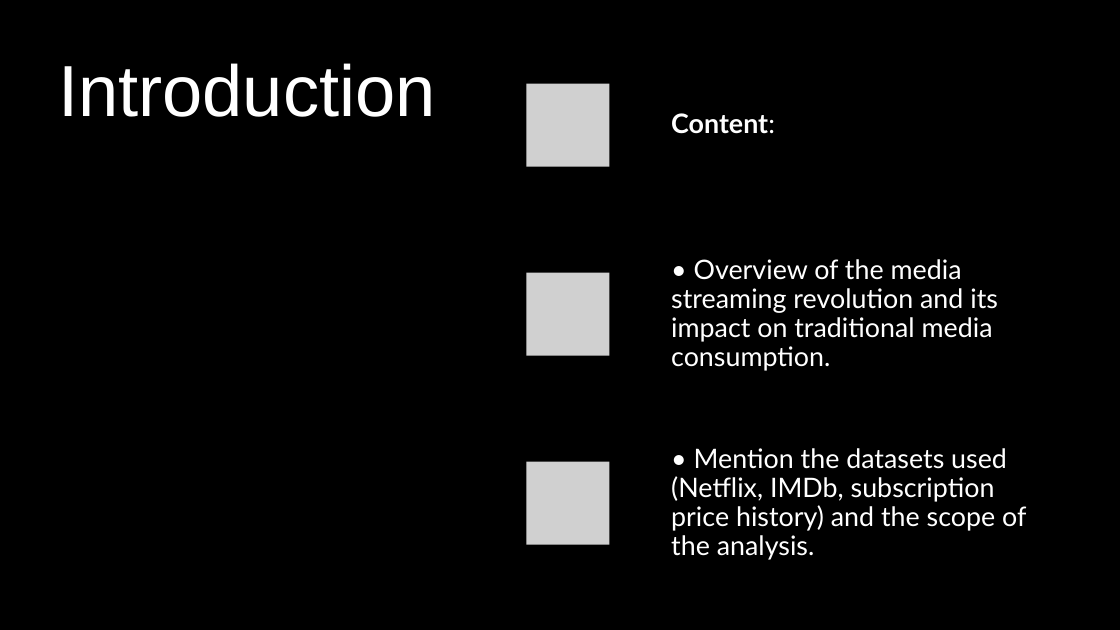
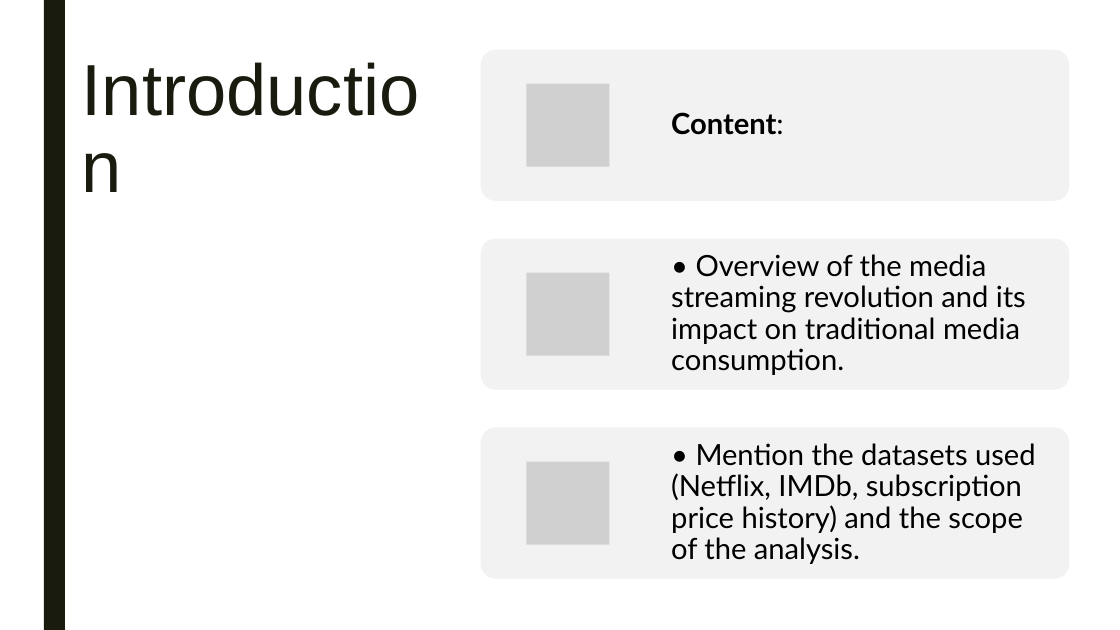
Before and after one commit to lanahuyen/media_tv, a slide deck: slide 2 of Presentation1.pptx. Drawn at 1120x630 pixels with LibreOffice and Linux fonts; fonts in the diff are those of the drawing; grey boxes stand for pictures. Boxes give left, top, right and bottom in pixels: in the first picture for what was removed or moved away, otherwise in the second. Text is boxed around its words. In the diff, an @@ line names an element or a change of style, - is before the commit and + after.

```diff
--- a/Presentation1.pptx
+++ b/Presentation1.pptx
@@ background #000000 to #FFFFFF @@
@@ rectangle removed at <box>0,0,1120,630</box> @@
@@ rectangle added at <box>44,0,65,630</box>, fill #191B0E @@
@@ group removed at <box>0,0,1120,630</box>: 4 rectangles, 1 ellipse @@
@@ title "Introduction": place and size @@
-title "Introduction" at <box>58,63,436,117</box>
+title "Introduction" at <box>74,50,464,315</box>
@@ title "Introduction" at <box>74,50,464,315</box>: text colour #FFFFFF to #191B0E; line spacing 0.9 to 0.89 @@
@@ fill #000000 to #F2F2F2 in 3 elements at <box>481,50,1070,201</box>, <box>481,239,1070,390</box>, <box>481,428,1070,579</box> @@
@@ size 23 to 25 pt, text colour #FFFFFF to #000000 in 3 elements at <box>671,112,784,135</box>, <box>671,254,1026,375</box>, <box>671,443,1036,564</box> @@
```
Also in this commit, not shown: 10 other slides changed, 4 slides added, 1 slide removed, 1 other file.
